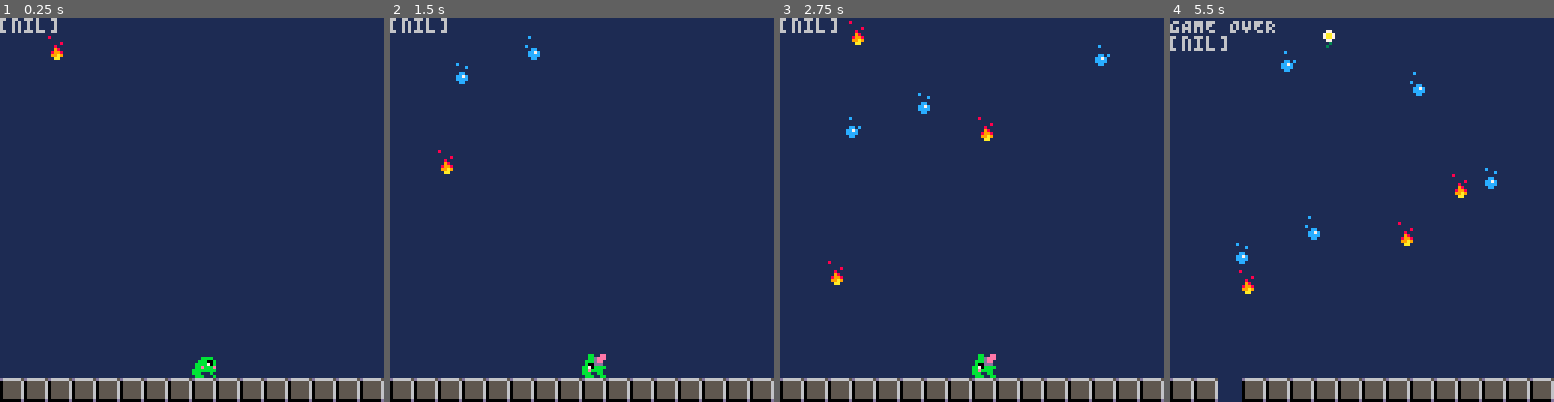
Above: before the commit, frames 1-4 (left to right).
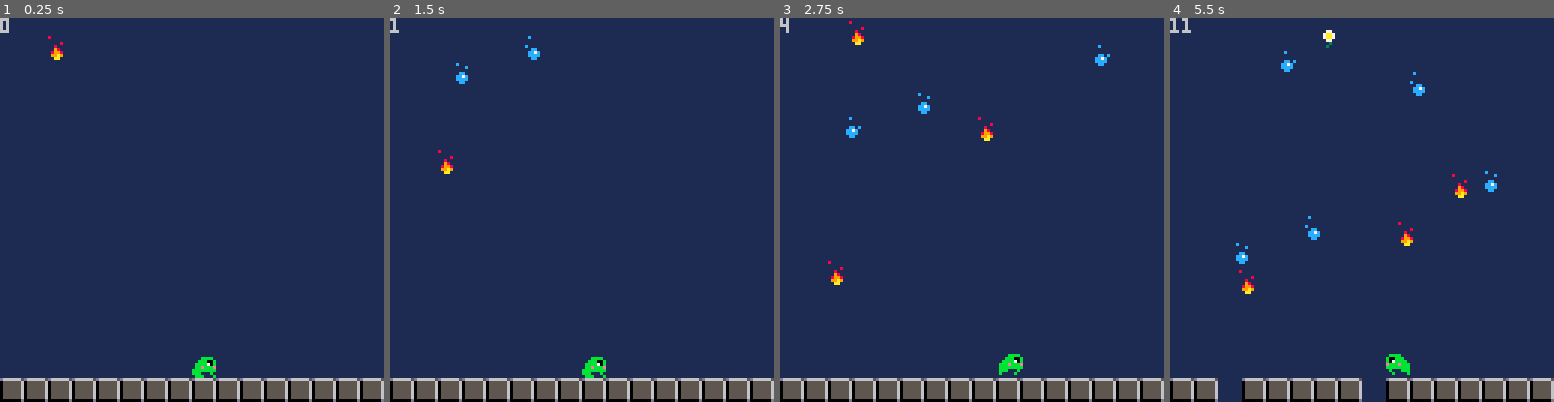
Above: after the commit, the same moments.

Repository: Ricchan-piup/0froppy
Game: PICO-8 cartridge 0main.p8
The game is run twice, just before and just after one commit, with the same random seed, the same clock (stepped at 60 frames per second) and the same inputs.
Inputs:
- Up to frame 1 (0.25 s): no input
- Up to frame 2 (1.5 s): tap O (Z key) at 0.7 s
- Up to frame 3 (2.75 s): hold Right 1.6-2.1 s; tap O (Z key) at 1.7, 2.1, 2.5 s; hold Right from 2.47 s (still down)
- Up to frame 4 (5.5 s): tap O (Z key) every 0.4 s from 2.9 to 5.3 s; release Right at 3.03 s; hold Left 3.08-3.58 s; hold Right 4.02-4.68 s; hold Left from 5.08 s (still down)

The runs differ from the first frame. In frame 1, 0.2% of the frame differs, in the area x 1-15%, y 0-4%; in frame 2, 0.4%; in frame 3, 0.8%; in frame 4, 1.4%, in the area x 0-86%, y 0-100%.

Commit message:
Finished restructuring
I converted all the code for the frog into a state machine logic, things are cleaner this way. I need to modify a lot of the logic associated with collision between tongue and enemies, but it is looking promising.

Diff:
--- a/actors.lua
+++ b/actors.lua
@@ -1,11 +1,9 @@
 function init_actor_data()
-
 	--list of index that corresponds to ennemies
-	ennemies = {21, 37, 53}
+	ennemies = { 21, 37, 53 }
 
 	--data of all the actors in the game
 	actor_dat = {
-
 		-- tongue
 		-- [6] = {
 		-- 	k = 6,
@@ -15,30 +13,30 @@
 			k = 17,
 
 			animations = {
-				iddle = {start = 17, frames = 4, length = 5, loop = true}
+				iddle = { start = 17, frames = 4, length = 5, loop = true }
 			},
 
 			y = 0,
 			dx = 0,
-			dy =  1,
+			dy = 1
 		},
 
 		-- water drop
 		[21] = {
 			k = 21,
 			animations = {
-				iddle = {start = 21, frames = 6, length = 3, loop = true}
+				iddle = { start = 21, frames = 6, length = 3, loop = true }
 			},
 			dx = 0,
 			y = 0,
-			dy = 0.5, -- example of the move function being overwritten
+			dy = 0.5 -- example of the move function being overwritten
 		},
 
 		-- fire
 		[37] = {
 			k = 37,
 			animations = {
-				iddle = {start = 37, frames = 1, length = 0, loop = false}
+				iddle = { start = 37, frames = 1, length = 0, loop = false }
 			},
 			dx = 0,
 			y = 0,
@@ -49,17 +47,14 @@
 		[53] = {
 			k = 53,
 			animations = {
-				iddle = {start = 53, frames = 1, length = 0, loop = false}
+				iddle = { start = 53, frames = 1, length = 0, loop = false }
 			},
 			dx = 0.2,
 			y = 0,
 			dy = 0.7
 		}
-
 	}
-
-end
-
+end
 
 -- makes an actor and add it to the "actors" created by init_level (in level.lua)
 -- during _init()
@@ -67,11 +62,8 @@
 -- every actor has a draw and move function by default, it can be artificially over-written
 -- by simply assigning a new variable to the move or draw attribute.
 function make_actor(k, x0, y0, d)
-
 	local a = {
-
-
-		k=k, -- sprite of actor/identificator in the actor database
+		k = k, -- sprite of actor/identificator in the actor database
 
 		eaten = false, -- flag to know if the actor is currently eaten by the player, this is used to stop the move function of the actor when it's eaten.
 		current_sprite = k,
@@ -79,43 +71,40 @@
 		anim_timer = 0,
 		state = "iddle",
 		animations = {
-			iddle = {start = k, frames = 4, length = 10, loop = true}
-		},
-
-		x=x0, y=y0,
-		dx=0, dy=0,
-		ddx=0, ddy=0,
+			iddle = { start = k, frames = 4, length = 10, loop = true }
+		},
+
+		x = x0, y = y0,
+		dx = 0, dy = 0,
+		ddx = 0, ddy = 0,
 		d = 1 or d,
-		w=8, -- hitbox width
-		h=8, -- hitbox height
-
-		draw=draw_actor,
-		move=move_actor,
-		}
-
-		if fget(a.k, 7) then
-			a.collide_test = ennemy_collision_test
-		else
-			a.collide_test = default_collision_test
-		end
-
-		-- assigns the specific actor stats specified in init_actor_data
-		for k, v in pairs(actor_dat[k])
-		do
-			a[k] = v
-		end
-
-		if (#actors < max_actors) then
-			add(actors, a)
-		end
+		w = 8, -- hitbox width
+		h = 8, -- hitbox height
+
+		draw = draw_actor,
+		move = move_actor
+	}
+
+	if fget(a.k, 7) then
+		a.collide_test = ennemy_collision_test
+	else
+		a.collide_test = default_collision_test
+	end
+
+	-- assigns the specific actor stats specified in init_actor_data
+	for k, v in pairs(actor_dat[k]) do
+		a[k] = v
+	end
+
+	if (#actors < max_actors) then
+		add(actors, a)
+	end
 
 	return a
-
 end
 
 -- default move function for all the actors, can be overwritten
 function move_actor(a)
-
 	if a.eaten then
 		return
 	end
@@ -126,25 +115,24 @@
 	end
 
 	local current_anim = a.animations[a.state]
-
 
 	if a.anim_frame == (current_anim.frames - 1) and not current_anim.loop then
 		a.anim_timer = 0 -- freeze on last frame
 	else
 		if (current_anim.length > 0 and a.anim_timer > current_anim.length) then
-			if a == pl and pl.state =="walk" and pl.anim_frame == 0 then --play sound when walking animation loops, this is a bit hacky but it works
+			if a == pl and pl.state == "walk" and pl.anim_frame == 0 then
+				--play sound when walking animation loops, this is a bit hacky but it works
 				sfx(0)
 			end
-			a.anim_frame = (a.anim_frame + 1)%current_anim.frames
+			a.anim_frame = (a.anim_frame + 1) % current_anim.frames
 			a.anim_timer = 0
 		end
 	end
 
 	a.anim_timer += 1
 
- 	a.x += a.dx
+	a.x += a.dx
 	a.y += a.dy
-
 end
 
 -- default draw function for all the actors, can be overwritten
@@ -154,43 +142,40 @@
 	spr(current_anim.start + a.anim_frame, a.x, a.y, 1, 1, not (a.d == 1))
 end
 
-
-
 function default_collision_test(a)
-	return -- dummy function
-end
-
+	return
+	-- dummy function
+end
+
+--TODO: Create a function that interacts with tongue.
 function ennemy_collision_test(a)
-
-		if pl != nil then -- no need to check for collision when the projectile is far from the ground
-			local x = abs(a.x - pl.x) -- difference of x position between player and projectile
-			local y = abs(a.y - pl.y) -- difference of y position betweeb player and projectile
-			if x < 5 and y < 5  then -- game over if more than half the player overlaps with projectile
-				-- TODO: refactor this into a game over state
-
-				if pl.tongue then
-					del(actors, pl.tongue)
-					if pl.tongue.stuck_ennemy then
-						pl.tongue.stuck_ennemy.eaten = false
-					end
-					pl.tongue = nil
+	if pl != nil then
+		-- no need to check for collision when the projectile is far from the ground
+		local x = abs(a.x - pl.x) -- difference of x position between player and projectile
+		local y = abs(a.y - pl.y) -- difference of y position betweeb player and projectile
+		if x < 5 and y < 5 then
+			-- game over if more than half the player overlaps with projectile
+			-- TODO: refactor this into a game over state
+			if pl.tongue then
+				-- del(actors, pl.tongue)
+				if pl.tongue.stuck_ennemy then
+					pl.tongue.stuck_ennemy.eaten = false
 				end
-
-				del(actors, pl)
-				pl = nil
-				del(actors, a)
-				game_state = 0
+				-- pl.tongue = nil
 			end
+
+			del(actors, pl)
+			pl = nil
+			del(actors, a)
+			game_state = 0
 		end
-		if a.y > 111 then
-			if destroy_floor(a.x) then
-				del(actors, a)
-			end
+	end
+	if a.y > 111 then
+		if destroy_floor(a.x) then
+			del(actors, a)
 		end
-end
-
-
-
+	end
+end
 
 -- sets a new state, this will start a new animation cycle.
 -- The state should be defined in the animations attribute of the actor
@@ -198,9 +183,21 @@
 -- A state defines an animation cycle, it has a starting frame, a number of frames,
 -- a length for each frame and wether it loops or not
 function set_state(a, new_state)
-	    if a.state != new_state then
-        a.state = new_state
-        a.anim_frame = 0 -- Reset frame when state changes
-        a.anim_timer = 0
-    end
-end
+	if a.state == new_state then --safety check
+		return
+	end
+	local exit_state = a.states[a.state].exit or nil -- executes the exit function of the previous state if it exists
+	if exit_state then
+		exit_state(a)
+	end
+
+	a.state = new_state
+	local enter_state = a.states[a.state].enter or nil -- executes the enter function of the new state if it exists
+	if enter_state then
+		enter_state(a)
+	end
+
+	-- Reset animation data when state changes
+	a.anim_frame = 0
+	a.anim_timer = 0
+end
--- a/froppy01.lua
+++ b/froppy01.lua
@@ -4,6 +4,7 @@
 max_actors = 64
 counter = 0.1
 delay = 0.5
+debug = 0
 
 function _init()
 	init_actor_data()
--- a/player.lua
+++ b/player.lua
@@ -21,25 +21,67 @@
 	a.cooldown = false
 	a.state = pl_idle
 
-	a.updates = {
-		[pl_idle] = u_idle,
-
-		[pl_walk] = u_walk,
-		[pl_attack] = function(a)
-			a.x += a.dx
-			a.y += a.dy
-		end,
-		[pl_stretching_tongue] = function(a)
-			a.x += a.dx
-			a.y += a.dy
-		end,
-		[pl_pulling_tongue] = function(a)
-			a.x -= a.dx
-			a.y -= a.dy
-		end,
-		[pl_eating_ennemy] = function(a)
-			eat_ennemy(a)
-		end
+	a.states = {
+		[pl_idle] = {
+			enter = function(a)
+				a.dx = 0
+			end,
+			update = u_idle,
+			exit = nil
+		},
+
+		[pl_walk] = {
+			enter = function(a)
+				sfx(0)
+			end,
+			update = u_walk,
+			exit = function(a)
+				a.dx = 0
+			end
+		},
+
+		[pl_attack] = {
+			enter = nil,
+			update = function(a)
+				a.x += a.dx
+				a.y += a.dy
+			end,
+			exit = nil
+		},
+
+		--TODO: prevent tongue from being created again just after it came back (boolean)
+		[pl_stretching_tongue] = {
+			enter = function(a)
+				a.tongue = make_tongue(a)
+			end,
+			update = u_stretching_tongue,
+			exit = function(a)
+				local tongue = a.tongue
+				tongue.cancollide = false
+				if tongue != nil then
+					tongue.dx *= -2
+					tongue.dy *= -2
+					debug += 1
+				end
+			end
+		},
+
+		[pl_pulling_tongue] = {
+			enter = nil,
+			update = u_pulling_tongue,
+			exit = function(a)
+				del(actors, a.tongue)
+				a.tongue = nil
+			end
+		},
+
+		[pl_eating_ennemy] = {
+			enter = nil,
+			update = function(a)
+				eat_ennemy(a)
+			end,
+			exit = nil
+		}
 }
 
 	-- a.animations = {
@@ -62,7 +104,6 @@
 
 -- 0 is the right button, 1 is left, 4 is w, 5 is x
 function u_idle(pl)
-	pl.dx = 0
 	if btn(0) or btn(1) then
 		set_state(pl, pl_walk)
 	elseif btn(4) then
@@ -71,26 +112,47 @@
 end
 
 function u_walk(pl)
+
 	if btn(4) then
 		set_state(pl, pl_stretching_tongue)
+
 	elseif btn(1) then
-		if is_floor(pl.x + 4) == true then
-			pl.d = 1
+		pl.d = 1
+		if is_floor(pl.x + 4) == false then
+			pl.dx = 0
+		else
 			pl.dx = 1
 		end
+
 	elseif btn(0) then
-		if is_floor(pl.x - 5) == true then
-			pl.d = -1
+		pl.d = -1
+		if is_floor(pl.x - 5) == false then
+			pl.dx = 0
+		else
 			pl.dx = -1
 		end
+
 	else
 		set_state(pl, pl_idle)
 	end
 end
 
 function u_stretching_tongue(pl)
-	if btn(4) then
-
+	local tongue = pl.tongue
+	if not btn(4) then
+		set_state(pl, pl_pulling_tongue)
+	elseif tongue.x < 0 or tongue.x > 120 or tongue.y < 0 then
+		set_state(pl, pl_pulling_tongue)
+	end
+end
+
+function u_pulling_tongue(pl)
+
+	local tongue = pl.tongue
+
+	if tongue.y > pl.y then
+		set_state(pl, pl_idle)
+		return
 	end
 end
 
@@ -103,8 +165,8 @@
 	a.x0 = pl.x
 	a.y0 = pl.y
 
-	a.dx = pl.d * 1
-	a.dy = -1
+	a.dx = pl.d * 2
+	a.dy = -2
 	a.d = pl.d
 	a.w = 0.5
 	a.h = 0.5
@@ -113,14 +175,18 @@
 	a.draw = draw_tongue
 	a.collide_test = tongue_actor_collision_test
 	a.stuck_ennemy = nil
+	a.cancollide = true
 
 	return a
 
 end
 
 --TODO: heavy in calculations, I could look for a flag at precise location and then check which ennemy is there instead.
+	--Also the collision is not very clean, i should probably do something with a hitbox
 function tongue_actor_collision_test(a)
-
+	if a.cancollide == false then
+		return
+	end
 	if a.y > 108  then --hitbox isn't immediatly active when the tongue is spawned.
 		return
 	end
@@ -135,7 +201,7 @@
 			then
 				if not a2.is_player then
 					a.stuck_ennemy = a2
-					set_state(pl, "eating_ennemy")
+					set_state(pl, pl_pulling_tongue)
 					-- del(actors, a)
 					-- a=nil
 					-- del(actors, a2)
@@ -148,26 +214,18 @@
 	end
 end
 
+--TODO: make a better function for this.
 function move_tongue(a)
 
-	if pl.state == "eating_ennemy" then
-		return
-	end
-
+	-- I call move_actor twice to have more control over how I update the position of the tongue.
 	move_actor(a)
 	a:collide_test()
-	if a.stuck_ennemy != nil then -- prevents the tongue from eating two ennemies
-		return
-	end
-	move_actor(a)
-	a:collide_test()
-
-end
+
+end
+
 
 function eat_ennemy(a)
 	if a.dy < 0 then
-		a.dy *= -2
-		a.dx *= -2
 		a.stuck_ennemy.dx = a.dx
 		a.stuck_ennemy.dy = a.dy
 		a.stuck_ennemy.y = a.y - 4
@@ -203,72 +261,8 @@
 	end
 end
 
--- movements for the player
-function move_player(pl)
-
-	pl.dx = 0
-
-	if pl.state == "eating_ennemy" then
-		eat_ennemy(pl.tongue)
-		return
-	end
-
-	if not pl.is_attacking then
-		if btn(➡️) then
-			pl.d = 1
-			if is_floor(pl.x + 4) == true then
-				pl.dx = 1
-			end
-		end
-
-		if btn(⬅️) then
-			pl.d = -1
-			if is_floor(pl.x - 5) == true then
-				pl.dx = -1
-			end
-		end
-	end
-
-	-- w
-	if btn(4)
-	then
-		-- the player needs to release w after eating an ennemy to attack again
-		if not pl.cooldown then
-			set_state(pl, "attack") -- sets state to attack to play animation
-			pl.dx = 0
-			pl.is_attacking = true -- player can't move while pl.is_attacking is true
-
-			if pl.tongue == nil -- makes the sure the tongue only gets spawned once
-			then
-				pl.tongue = make_tongue(pl)
-			else
-		end
-	end
-
-	else
-		pl.cooldown = false
-		pl.is_attacking = false
-		del(actors, pl.tongue) -- deletes the tongue when player releases w
-		pl.tongue = nil
-	end
-
-	-- makes sure the frog is in the right state
-	if pl.dx != 0
-	then
-		set_state(pl, "walk")
-	end
-
-	if pl.dx == 0 and not pl.is_attacking
-	then
-		set_state(pl, "iddle")
-	end
-
+function update_player(pl)
+	local update = pl.states[pl.state].update
+	update(pl)
 	move_actor(pl)
 end
-
-function update_player(pl)
-	local update = pl.updates[pl.state]
-	update(pl)
-
-	move_actor(pl)
-end
